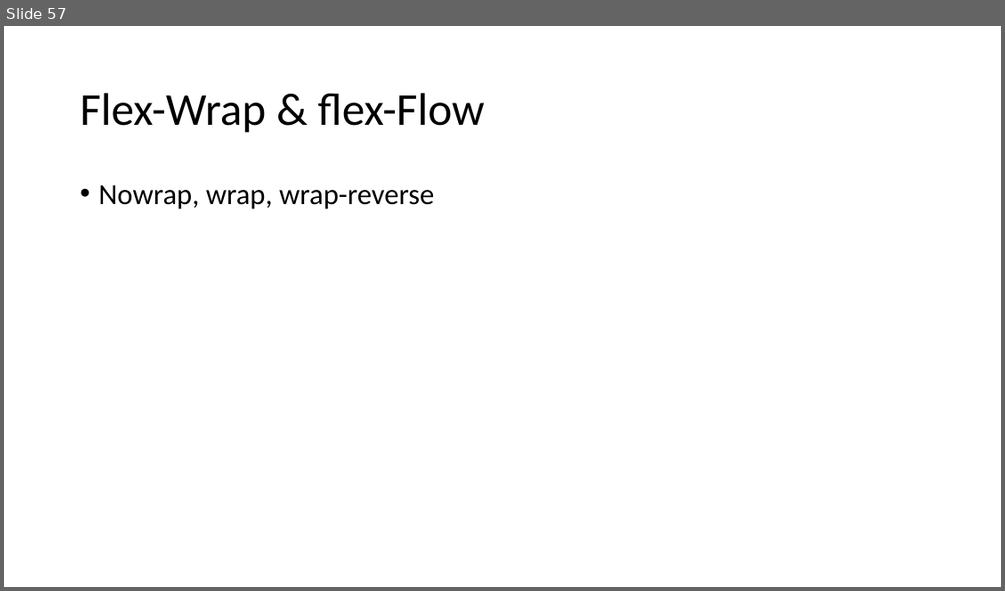
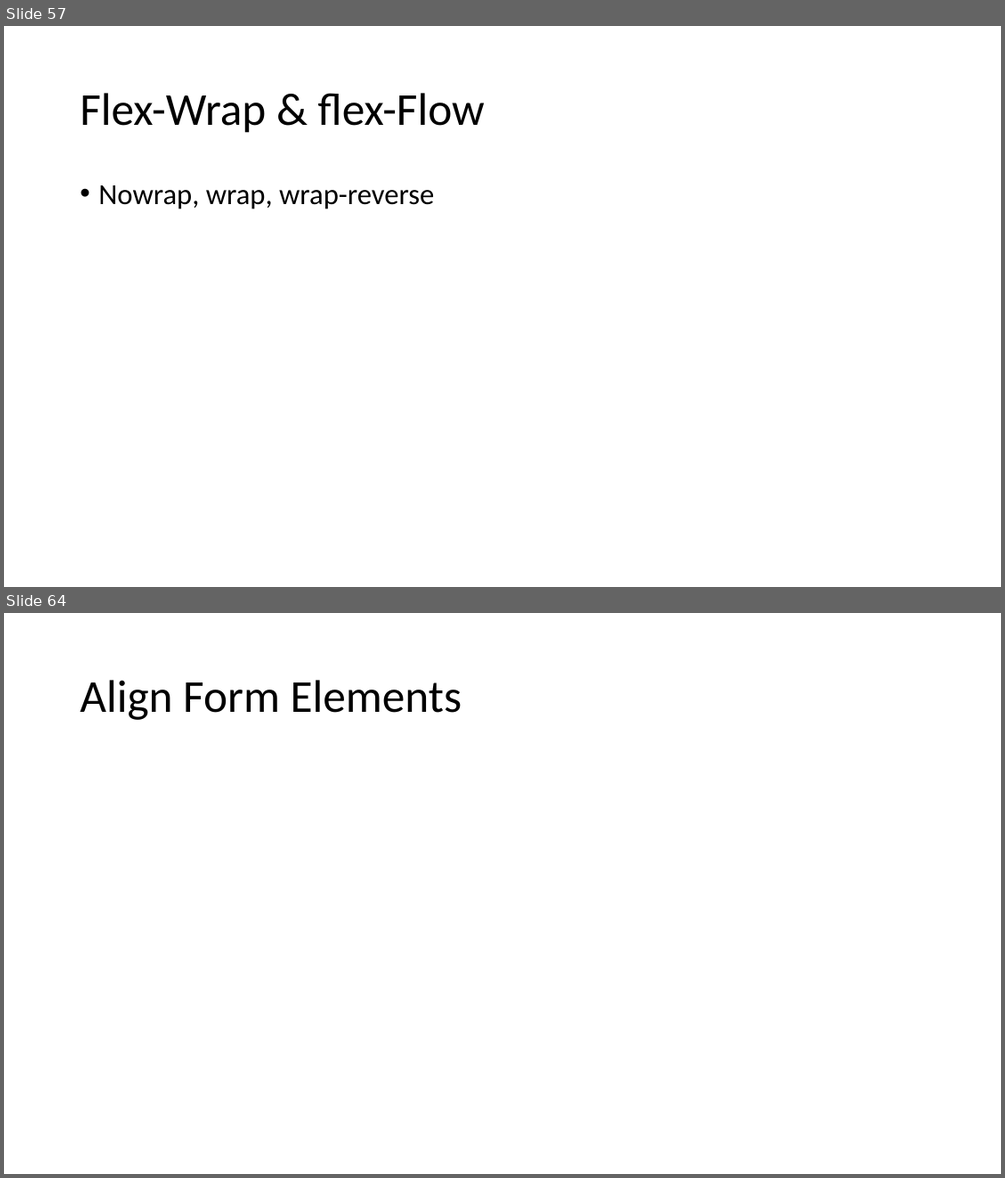
Before and after one commit to PiyushChaturvedii/Batch05, a slide deck: CSS3.pptx. Shown one above the other, each under a label of ours: slide 57 before the commit, slides 57 and 64 after it; the slides between them are not shown. The pictures are 1005x591 and 1005x1178 pixels, drawn with LibreOffice and Linux fonts; fonts in the diff are those of the drawing. Boxes give left, top, right and bottom in pixels: in the first picture for what was removed or moved away, otherwise in the second. Text is boxed around its words. In the diff, an @@ line names an element or a change of style, - is before the commit and + after.

```diff
--- a/CSS3.pptx
+++ b/CSS3.pptx
@@ slide 64 added at <box>4,613,1001,1174</box>, background #FFFFFF @@
@@ title added at <box>80,680,462,720</box>, 44 pt, text #000000 @@
+Align Form Elements
```
Also in this commit, not shown: 6 other slides added, 9 other files.
